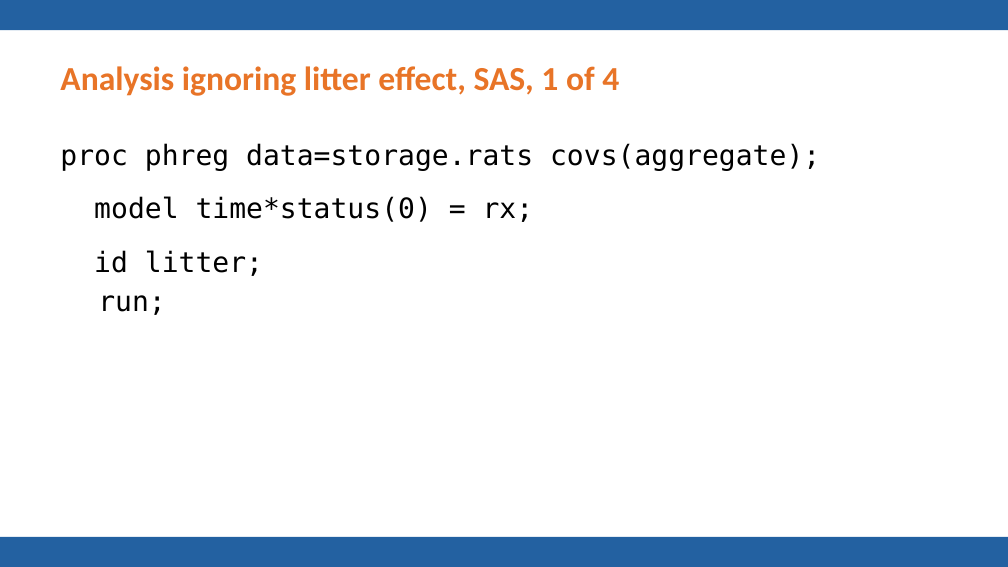
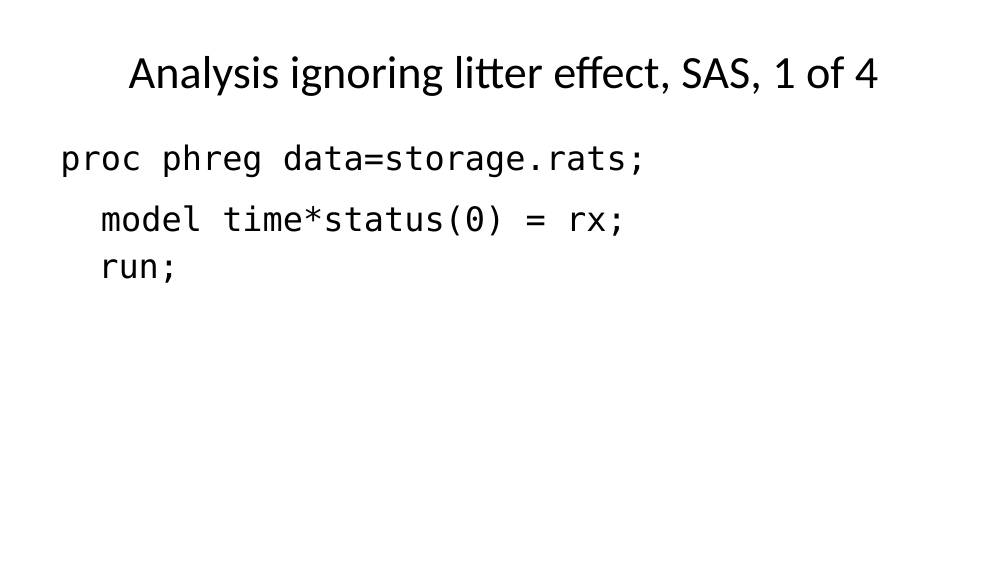
Before and after one commit to pmean/talks, a slide deck: slide 28 of frailty/frailty.pptx (slide 26 before the commit). Drawn at 1008x567 pixels with LibreOffice and Linux fonts; fonts in the diff are those of the drawing; background and template pictures are left out. Boxes give left, top, right and bottom in pixels: in the first picture for what was removed or moved away, otherwise in the second. Text is boxed around its words. In the diff, an @@ line names an element or a change of style, - is before the commit and + after.

```diff
--- a/frailty/frailty.pptx
+++ b/frailty/frailty.pptx
@@ rectangle removed at (0,0,1008,30) @@
@@ title "Analysis ignoring litter effect, SAS, ..." at (129,56,878,96): size 24 to 33 pt, text colour #E87427 to #000000, bold off; alignment left to centre @@
@@ text at (60,144,647,283): text changed; size 20 to 24 pt @@
-proc phreg data=storage.rats covs(aggregate);
-model time*status(0) = rx;
-id litter;
-run;
+proc phreg data=storage.rats;
+model time*status(0) = rx;
+run;
@@ rectangle removed at (0,537,1008,567) @@
```
Also in this commit, not shown: 54 other slides changed, 3 slides added, 1 other file.
